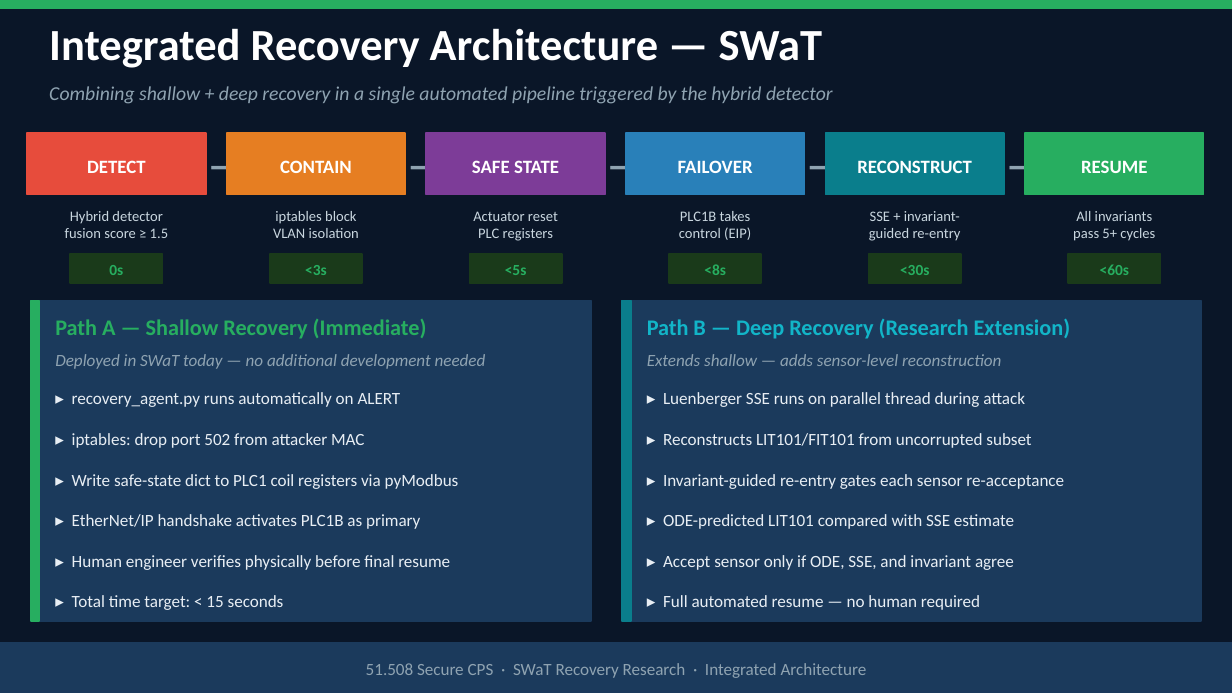
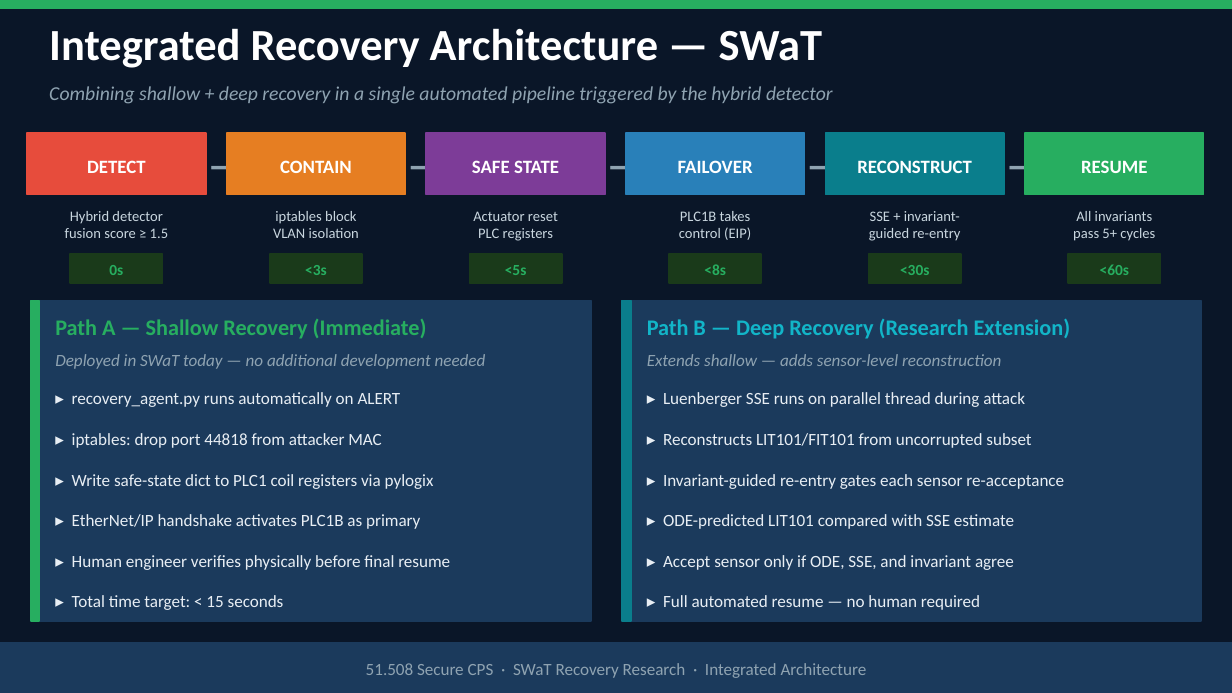
Before and after one commit to kinwee/swat-cps-project, a slide deck: slide 38 of slides/swat_with_images.pptx. Drawn at 1232x693 pixels with LibreOffice and Linux fonts; fonts in the diff are those of the drawing. Boxes give left, top, right and bottom in pixels: in the first picture for what was removed or moved away, otherwise in the second. Text is boxed around its words. In the diff, an @@ line names an element or a change of style, - is before the commit and + after.

Commit message:
update threat model: compromised HMI (no ARP/MITM), EtherNet/IP, pylogix throughout

```diff
--- a/slides/swat_with_images.pptx
+++ b/slides/swat_with_images.pptx
@@ text at (x1=72, y1=433, x2=381, y2=448): text changed @@
-▸ iptables: drop port 502 from attacker MAC
+▸ iptables: drop port 44818 from attacker MAC
@@ text at (x1=72, y1=474, x2=434, y2=489): text changed @@
-▸ Write safe-state dict to PLC1 coil registers via pyModbus
+▸ Write safe-state dict to PLC1 coil registers via pylogix
```
Also in this commit, not shown: 19 other slides changed, 2 other files.
